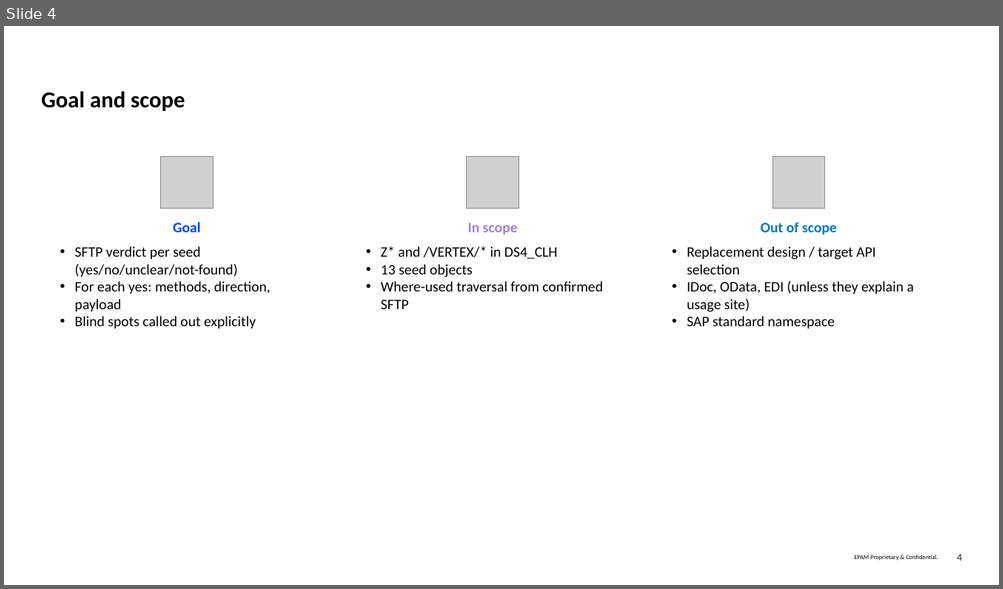
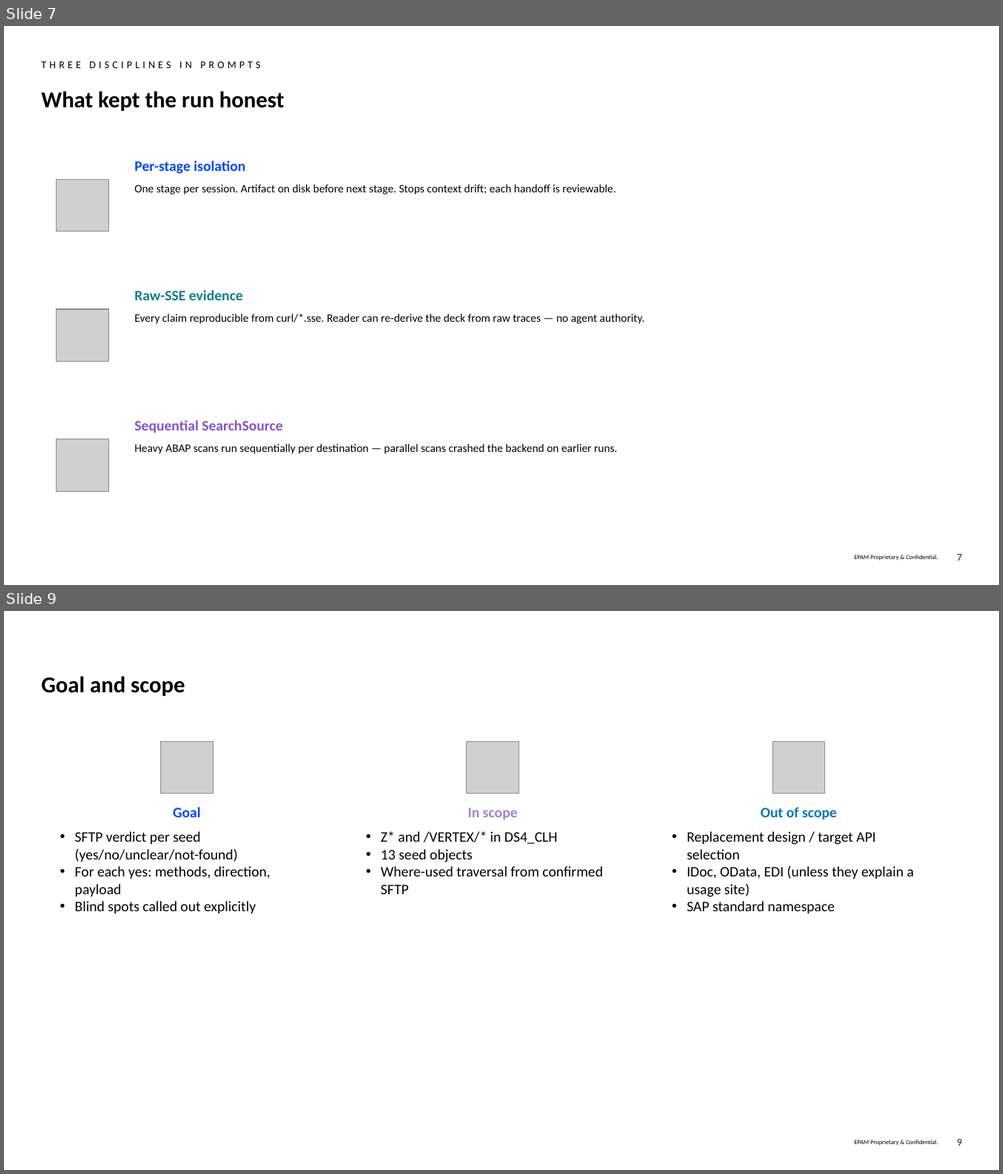
Before and after one commit to fr0ster/cloud-llm-hub, a slide deck: docs/tutorials/codebase-analysis/examples/report.simple-deck.pptx. Shown one above the other, each under a label of ours: slide 4 before the commit, slides 7 and 9 after it; the slides between them are not shown. The pictures are 1003x589 and 1003x1174 pixels, drawn with LibreOffice and Linux fonts; fonts in the diff are those of the drawing; grey boxes stand for pictures; background and template pictures are left out. Boxes give left, top, right and bottom in pixels: in the first picture for what was removed or moved away, otherwise in the second. Text is boxed around its words. In the diff, an @@ line names an element or a change of style, - is before the commit and + after.

```diff
--- a/docs/tutorials/codebase-analysis/examples/report.simple-deck.pptx
+++ b/docs/tutorials/codebase-analysis/examples/report.simple-deck.pptx
@@ slide 7 added at <box>4,26,999,585</box>, background #FFFFFF; not listed: 2 template elements that a slide beside it also shows @@
@@ text added at <box>41,62,260,68</box>, 10 pt, text #000000 @@
+THREE DISCIPLINES IN PROMPTS
@@ title added at <box>41,91,284,111</box>, 22 pt, text #000000, bold @@
+What kept the run honest
@@ picture added at <box>57,180,108,232</box> @@
@@ text added at <box>134,161,615,195</box>, 11 pt, text #000000 @@
+Per-stage isolation
+One stage per session. Artifact on disk before next stage. Stops context drift; each handoff is reviewable.
@@ text added at <box>134,290,645,324</box>, 11 pt, text #000000 @@
+Raw-SSE evidence
+Every claim reproducible from curl/*.sse. Reader can re-derive the deck from raw traces — no agent authority.
@@ picture added at <box>57,309,108,362</box> @@
@@ text added at <box>134,420,617,454</box>, 11 pt, text #000000 @@
+Sequential SearchSource
+Heavy ABAP scans run sequentially per destination — parallel scans crashed the backend on earlier runs.
@@ picture added at <box>57,440,108,491</box> @@
@@ what was slide 4 is now slide 9 @@
@@ page number at <box>956,1139,962,1146</box>: text changed @@
-4
+9
```
Also in this commit, not shown: 7 slides changed, 4 other slides added, 15 other files.
